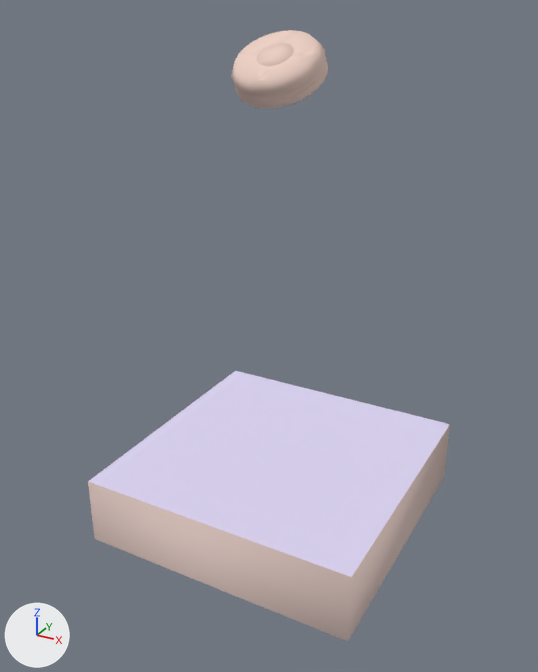
Renders of the Blender file models/dest_aper/button.blend from each side of a commit.
The view is the same before and after, from a 50 mm camera at (35.7, -67.8, 48.6) aimed at (-0.5, -2.1, 15.8). Every picture has the same lights, and +X, +Y and +Z are marked at lower left.

Names of what the first picture shows: 'stand_ref', 'switch_top_lod1_frm0'.
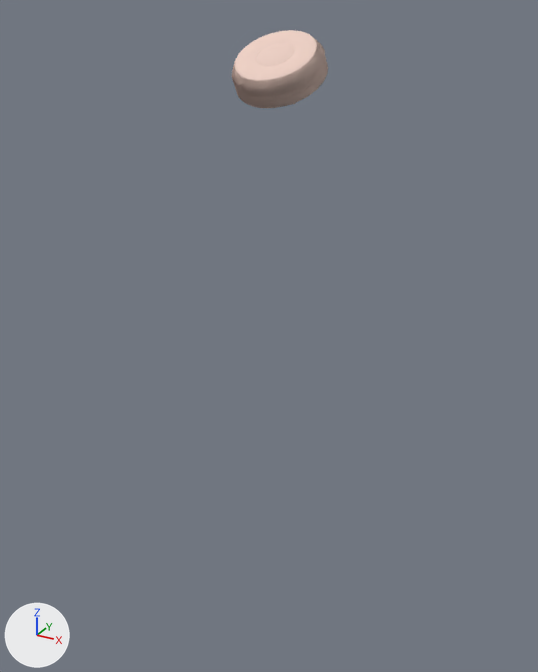
Changed parts and their boxes [x1, y1, x2, y2] in the pictures (538 x 672 px):
'stand_ref', hidden
    before: [88, 371, 450, 641]
'switch_top_frm0', shown (beige)
    after: [232, 30, 325, 94]
'switch_top_frm2', shown (brown)
    after: [234, 56, 326, 101]
'switch_top_frm3', shown (brown)
    after: [236, 61, 327, 106]
'switch_top_frm4', shown
    after: [238, 65, 328, 108]
'switch_top_frm1', shown
    after: [234, 58, 325, 96]
'switch_top_lod1_frm0', unchanged, covered by the edit
    before: [232, 30, 325, 94]
    after: [241, 53, 317, 94]

The edits, one by one:
Object 'switch_top_frm0' (ob_switch_top_frm0) is now shown.
Object 'switch_top_frm4' (ob_switch_top_frm4) is now shown.
Object 'switch_top_frm3' (ob_switch_top_frm3) is now shown.
Object 'switch_top_frm2' (ob_switch_top_frm2) is now shown.
Object 'switch_top_frm1' (ob_switch_top_frm1) is now shown.
Object 'stand_ref' (ob_stand_ref) is now hidden.
